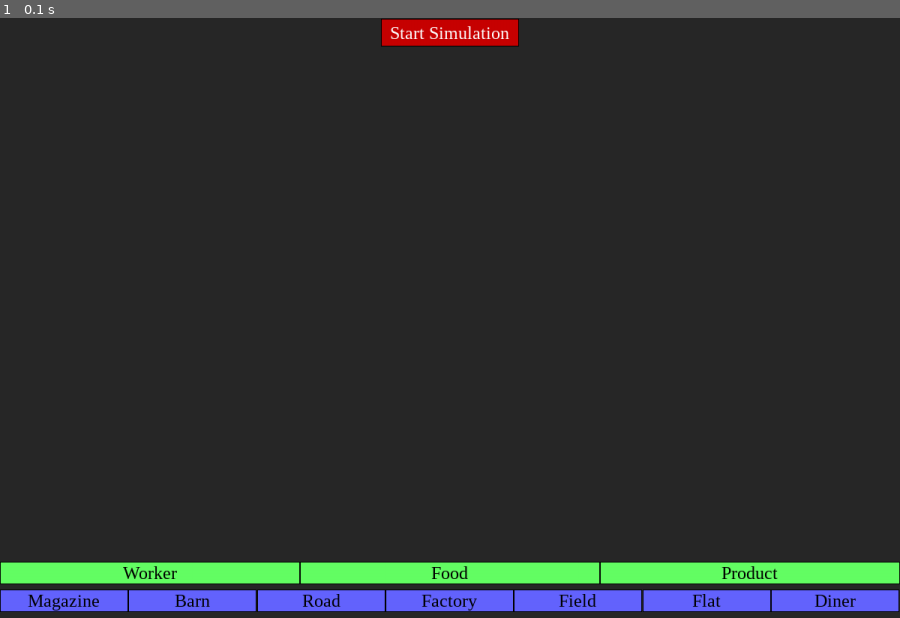
Above: before the commit, frame 1.
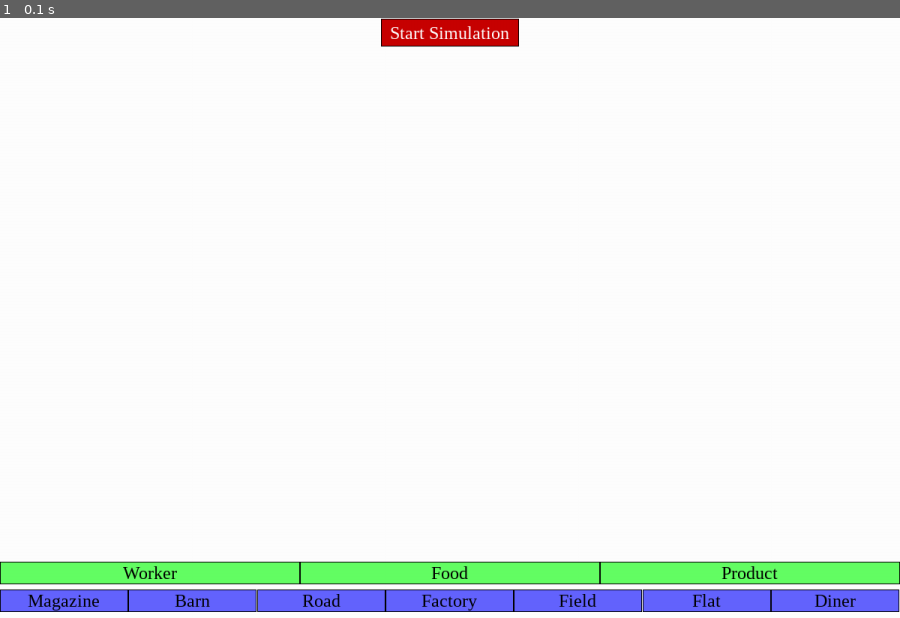
Above: after the commit, the same moment.

Repository: AvanaPY/SimSims
Game: pygame game, started from __main__.py
Two runs of this game, one before a commit and one after it. Both use one fixed random seed, a clock stepped at 60 frames per second and the inputs below.
Inputs:
- Up to frame 1 (0.1 s): no input

The runs differ from the first frame. In frame 1, 92% of the frame differs, in the area x 0-100%, y 0-100%.

Commit message:
Everything is now renderable

Diff:
--- a/sim_assets/map.py
+++ b/sim_assets/map.py
@@ -1,9 +1,57 @@
+import pygame
+
 class Map:
     def __init__(self):
-        pass
 
-    def select_container_type(self, t):
-        print(t)
+        self._places = []
+        self._selected_build_type = None
+        self._selected_resource_type = None
 
-    def select_node_type(self, t):
-        print(t)
+    def select_build_type(self, t):
+        self._selected_build_type = t
+        self._selected_resource_type = None
+
+    def select_resource_type(self, r):
+        self._selected_resource_type = r
+        self._selected_build_type = None
+
+    def get_place_at(self, x, y):
+        place = None
+        for p in self._places:
+            if p.point_in_place(x, y):
+                place = p
+        return place
+
+    def build(self, x, y):
+        if self._selected_build_type:
+            t = self._selected_build_type()
+            w, h = t.dims()
+            t.set_position((x, y))
+            self._places.append(t)
+        elif self._selected_resource_type:
+            place = self.get_place_at(x, y)
+            if place:
+                r = self._selected_resource_type()
+                place.insert(r)
+
+    def selected_build_preview(self):
+        if self._selected_build_type:
+            blit = self._selected_build_type().blit()
+            blit.fill((0, 180, 220, 100), special_flags=pygame.BLEND_RGBA_MULT)
+            return blit
+        return None
+
+    def blit(self, dims, text_font : pygame.font.Font):
+        surface = pygame.Surface(dims, pygame.SRCALPHA, 32).convert_alpha()
+        for place in self._places:
+            blit = place.blit()
+            if blit:
+                txt_blit = text_font.render(place.name, True, (0, 0, 0))
+
+                x, y = blit.get_size()
+                x = x / 2 - txt_blit.get_width() / 2
+                y = y / 2 - txt_blit.get_height() / 2
+
+                blit.blit(txt_blit, (x, y))
+                surface.blit(blit, place.position)
+        return surface
--- a/sim_assets/places.py
+++ b/sim_assets/places.py
@@ -1,30 +1,79 @@
+import pygame
+from .resource import Resource, Food, Product, Worker
+
+import math
+
 class Place:
     def __init__(self, name):
         self._name = name
         self._resources = []
         self._ingoing_connections = []
         self._outgoing_connections = []
+        self._position = (0, 0)
 
     @property
     def name(self):
         return self._name
-
+    @property
+    def position(self):
+        return self._position
+
+    def point_in_place(self, x, y):
+        return False
+
+    def set_position(self, pos):
+        x, y = pos
+        w, h = self.dims()
+        pos = x - w / 2, y - h / 2
+        self._position = pos
+
+    def dims(self):
+        return 0, 0
+
+    def blit(self):
+        return None
+
+    ## SimSims
     def connect_place(self, place):
-        pass
+        self.connect_outgoing(place)
+        place.connect_ingoing(self)
 
     def connect_ingoing(self, place):
-        pass
+        if not place in self._ingoing_connections:
+            self._ingoing_connections.append(place)
 
     def connect_outgoing(self, place):
-        pass
-
+        if not place in self._outgoing_connections:
+            self._outgoing_connections.append(place)
+
+    def insert(self, r: Resource):
+        pass
 
 ####################
 #       NODES
 ####################
 class Node(Place):
-    def __init__(self, name):
+    def __init__(self, name, dims=(60, 60), background=(255, 255, 255), border=(0, 0, 0)):
         super().__init__(name)
+        self._dims = dims
+        self._background = background
+        self._border = border
+
+    def blit(self):
+        surface = pygame.Surface(self._dims, pygame.SRCALPHA).convert_alpha()
+        surface.fill(self._background)
+        pygame.draw.rect(surface, (self._border), pygame.Rect(0, 0, self._dims[0], self._dims[1]), 1)
+        return surface
+
+    def point_in_place(self, x, y):
+        sx, sy = self.position
+        w, h = self._dims
+        if x < sx or x > sx + w or y < sy or y > sy + h:
+            return False
+        return True
+
+    def dims(self):
+        return self._dims
 
     def update(self):
         pass
@@ -52,6 +101,10 @@
     def update(self):
         pass
 
+    def insert(self, r: Resource):
+        if isinstance(r, Worker):
+            self._resources.append(r)
+
 class Field(Node):
     def __init__(self):
         super().__init__('Field')
@@ -68,6 +121,9 @@
     def update(self):
         pass
 
+    def insert(self, r: Resource):
+        if isinstance(r, Worker):
+            self._resources.append(r)
 class Flat(Node):
     def __init__(self):
         super().__init__('Flat')
@@ -81,6 +137,9 @@
     def update(self):
         pass
 
+    def insert(self, r: Resource):
+        if isinstance(r, (Worker, Product)):
+            self._resources.append(r)
 class Diner(Node):
     def __init__(self):
         super().__init__('Diner')
@@ -94,13 +153,55 @@
     def update(self):
         pass
 
+    def insert(self, r: Resource):
+        if isinstance(r, (Worker, Food)):
+            self._resources.append(r)
 ###################
 #    CONTAINERS
 ###################
 
 class Container(Place):
-    def __init__(self, name):
+    def __init__(self, name, radius=40, background=(255, 255, 255), border=(0, 0, 0)):
         super().__init__(name)
+        self._radius = radius
+        self._dims = (round(radius*2.1), round(radius*2.1))
+        self._background = background
+        self._border = border
+
+    def dims(self):
+        return self._dims
+
+    def blit(self):
+        surface = pygame.Surface(self._dims, pygame.SRCALPHA).convert_alpha()
+        x, y = (self._dims[0] // 2, self._dims[1] // 2)
+        pygame.draw.circle(surface, self._background, (x, y), self._radius-2, 0)
+        pygame.draw.circle(surface, self._border, (x, y), self._radius, 2)
+
+        max_resources_per_round = 10
+        resources_to_render = self._resources[:]  # Copy the array
+        round_count = 1
+        while len(resources_to_render) > 0:
+            r = self._radius * (1 - 0.2 * round_count)
+            angle = -math.pi / 2.
+            angle_delta = 2 * math.pi / min(len(resources_to_render), max_resources_per_round)
+            for resource in resources_to_render[:max_resources_per_round]:
+                x, y = math.cos(angle) * r + self._dims[0] / 2, math.sin(angle) * r + self._dims[1] / 2
+                blit = resource.blit()
+                w, h = blit.get_size()
+                surface.blit(blit, (x - w / 2, y - h / 2))
+                resources_to_render.remove(resource)
+                angle += angle_delta
+            round_count += 1
+
+        return surface
+
+    def point_in_place(self, x, y):
+
+        sx, sy = self.position
+        w, h = self._dims
+        if x < sx or x > sx + w or y < sy or y > sy + h:
+            return False
+        return True
 
     def insert(self):
         pass
@@ -115,6 +216,9 @@
     def insert(self):
         pass
 
+    def insert(self, r: Resource):
+        if isinstance(r, Product):
+            self._resources.append(r)
 class Barn(Container):
     def __init__(self):
         super().__init__('Barn')
@@ -122,6 +226,9 @@
     def insert(self):
         pass
 
+    def insert(self, r: Resource):
+        if isinstance(r, Food):
+            self._resources.append(r)
 class Road(Container):
     def __init__(self):
         super().__init__('Road')
@@ -131,3 +238,7 @@
 
     def reduce_viability(self, worker):
         pass
+
+    def insert(self, r: Resource):
+        if isinstance(r, Worker):
+            self._resources.append(r)
--- a/sim_assets/pygame_assets/button.py
+++ b/sim_assets/pygame_assets/button.py
@@ -22,7 +22,7 @@
             self._dims = (max(txt_dims[0], dims[0]) + padx, max(txt_dims[1], dims[1]) + pady)
 
         # Create the final surface and apply the background colour and border
-        blit = pygame.Surface((self._dims), pygame.SRCALPHA, 32).convert_alpha()
+        blit = pygame.Surface(self._dims)
         blit.fill(background_colour)
         pygame.draw.rect(blit, border_colour, pygame.Rect(0, 0, self._dims[0], self._dims[1]), border_width)
 
--- a/sim_assets/resource.py
+++ b/sim_assets/resource.py
@@ -1,12 +1,19 @@
+import pygame
 class Resource:
-    def __init__(self, name):
+    def __init__(self, name, colour, dims=(5, 5)):
         self._name = name
+        self._colour = colour
+        self._dims = dims
     @property
     def name(self):
         return self._name
+    def blit(self):
+        surface = pygame.Surface(self._dims)
+        surface.fill(self._colour)
+        return surface
 class Worker(Resource):
     def __init__(self):
-        super().__init__('Worker')
+        super().__init__('Worker', (0, 0, 0))
         self._viability = 1
 
     def damage(self, viability):
@@ -14,8 +21,8 @@
 
 class Food(Resource):
     def __init__(self):
-        super().__init__('Food')
+        super().__init__('Food', (0, 255, 0))
 
 class Product(Resource):
     def __init__(self):
-        super().__init__('Product')
+        super().__init__('Product', (255, 0, 0))
--- a/sim_assets/simsims.py
+++ b/sim_assets/simsims.py
@@ -3,7 +3,7 @@
 
 
 APPLICATION_NAME = 'SimsSims'
-BACKGROUND_COLOUR = (40, 40, 40)
+BACKGROUND_COLOUR = (255, 255, 255)
 
 pygame.init()
 pygame.display.set_caption(APPLICATION_NAME)
@@ -19,7 +19,8 @@
         self._dims = dims
         self._window = pygame.display.set_mode(dims)
 
-        self._main_font  = pygame.font.SysFont('Times New Roman', 24)
+        self._main_font = pygame.font.SysFont('Times New Roman', 24)
+        self._places_name_font = pygame.font.SysFont('Times New Roman', 14)
 
         self._running = False
 
@@ -41,7 +42,7 @@
         for i, t in enumerate(selections):
             place = t()
             btn = Button(place.name, self._main_font, ((i + 0.5) * select_btn_width, self._dims[1] - select_btn_height * 0.75), (select_btn_width, select_btn_height),
-                    self.map_select_node, args=[t], background_colour=(100, 100, 255), text_colour=(0, 0, 0))
+                    self.map_select_build, args=[t], background_colour=(100, 100, 255), text_colour=(0, 0, 0))
             self._ui.add_button(btn)
 
         selections = (Worker, Food, Product)
@@ -49,7 +50,7 @@
         for i, t in enumerate(selections):
             resource = t()
             btn = Button(resource.name, self._main_font, ((i + 0.5) * select_btn_width, self._dims[1] - select_btn_height * 2), (select_btn_width, select_btn_height),
-                    self.map_select_container, args=[t], background_colour=(100, 255, 100), text_colour=(0, 0, 0))
+                    self.map_select_resource, args=[t], background_colour=(100, 255, 100), text_colour=(0, 0, 0))
             self._ui.add_button(btn)
 
         ############################################################
@@ -72,25 +73,36 @@
     def start_simulation(self):
         self.start_button.hide()
 
-    def map_select_container(self, t):
-        self._map.select_container_type(t)
+    def map_select_build(self, t):
+        self._map.select_build_type(t)
 
-    def map_select_node(self, t):
-        self._map.select_node_type(t)
+    def map_select_resource(self, r):
+        self._map.select_resource_type(r)
 
     def mouse_down(self, mouse_x, mouse_y, button):
-        btn = None
-        for button in self._ui.buttons:
-            if button.point_in_button(mouse_x, mouse_y):
-                btn = button
-        if btn:
-            btn.call()
+        if button == pygame.BUTTON_LEFT:
+            btn = None
+            for button in self._ui.buttons:
+                if button.point_in_button(mouse_x, mouse_y):
+                    btn = button
+            if btn:
+                btn.call()
+            else:
+                self._map.build(mouse_x, mouse_y)
 
     def exit(self):
         sys.exit()
 
     def render(self):
         self._window.fill(BACKGROUND_COLOUR)
+        self._window.blit(self._map.blit(self._dims, self._places_name_font), (0, 0))
+
+        build_preview = self._map.selected_build_preview()
+        if build_preview:
+            w, h = build_preview.get_size()
+            mx, my = pygame.mouse.get_pos()
+            mx, my = mx - w / 2, my - h / 2
+            self._window.blit(build_preview, (mx, my))
         for ui_element in self._ui:
             if not ui_element.hidden:
                 self._window.blit(ui_element.blit, ui_element.position)
